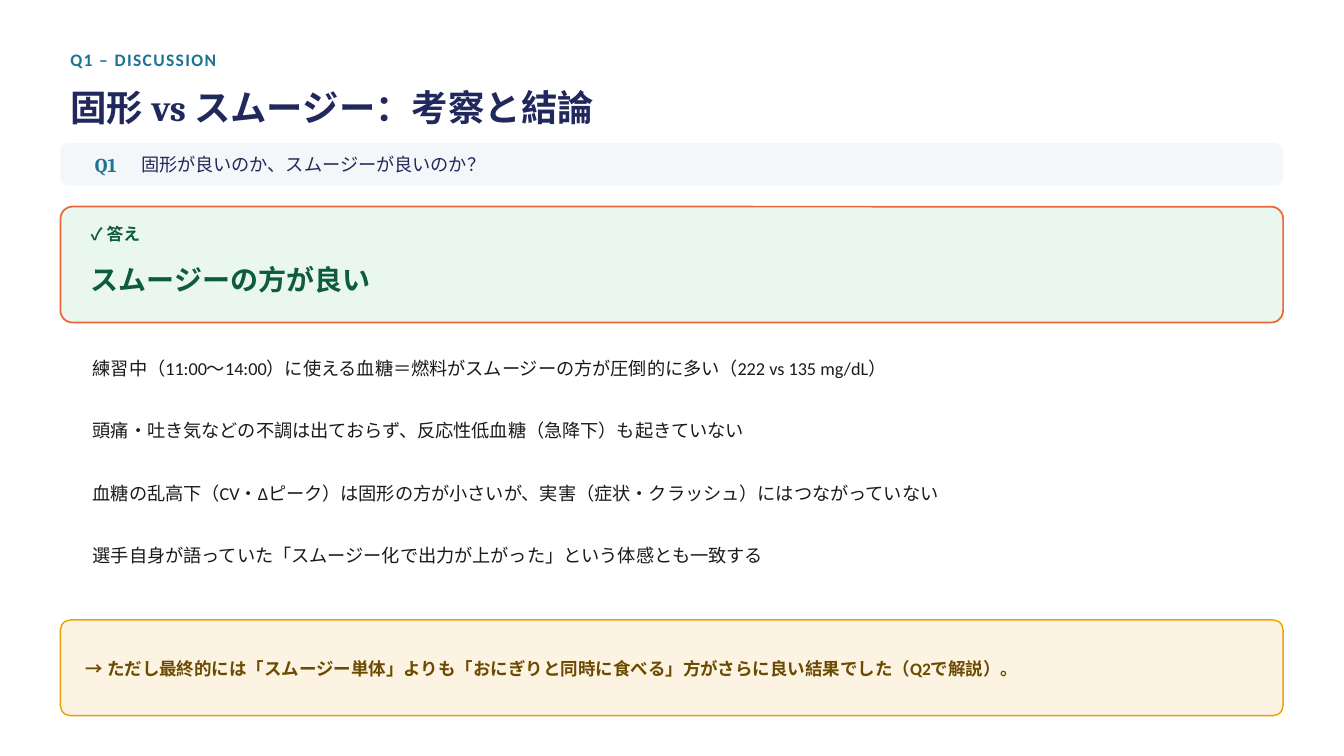
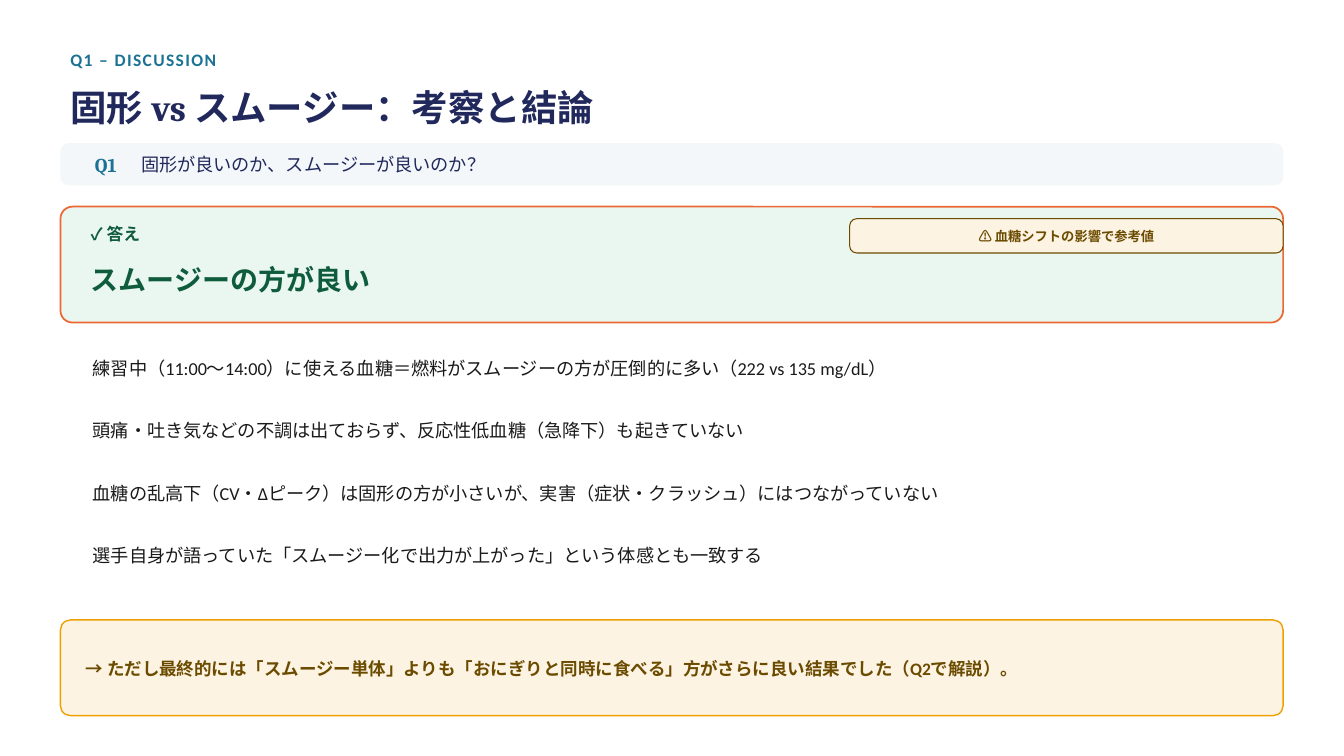
Before and after one commit to atsuh2022-ux/AK, a slide deck: slide 4 of analysis/slides/朝食提案_3つの問い.pptx (slide 3 before the commit). Drawn at 1344x756 pixels with LibreOffice and Linux fonts; fonts in the diff are those of the drawing. Boxes give left, top, right and bottom in pixels: in the first picture for what was removed or moved away, otherwise in the second. Text is boxed around its words. In the diff, an @@ line names an element or a change of style, - is before the commit and + after.

```diff
--- a/analysis/slides/朝食提案_3つの問い.pptx
+++ b/analysis/slides/朝食提案_3つの問い.pptx
@@ rounded rectangle added at bbox=[850, 219, 1284, 253], fill #FDF3E2, outline #6B4B00 0.75 pt @@
@@ text added at bbox=[995, 229, 1154, 243], 9.5 pt, text #6B4B00, bold @@
+⚠ 血糖シフトの影響で参考値
```
Also in this commit, not shown: 4 other slides changed, 1 slide added, 9 other files.
